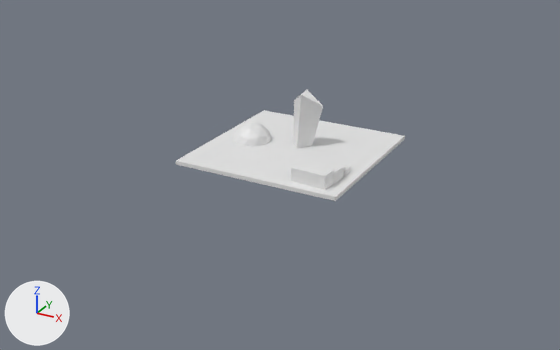
A saved change to the glTF model Application/Resources/Maps/arena.glb.
Both versions are drawn from a 50 mm camera at (39.6, -75.6, 34.1) aimed at (-0.6, -2.6, -2.4). The axes (+X, +Y, +Z) are drawn at lower left. The lights are the same throughout. The picture after the commit comes second. Where no turn or scale is listed for an object, it has been applied to the vertices.

The scene before the commit, as lines of its bpy script (objects in view):
```python
me_cube_001 = bpy.data.meshes.new('Cube.001')
me_cube_001.from_pydata(...)  # a box spanning x -1.0..1.0, y -1.0..1.0, z -1.0..1.0
me_cube_007 = bpy.data.meshes.new('Cube.007')
me_cube_007.from_pydata(...)  # 8 vertices, 12 faces; spans x -2.2..2.2, y -1.11..1.11, z -0.9..0.9
me_icosphere = bpy.data.meshes.new('Icosphere')
me_icosphere.from_pydata(...)  # an icosphere of 80 faces spanning x -2.3..2.3, y -2.41..2.41, z -2.41..2.41
ob_floor = bpy.data.objects.new('Floor', me_cube_001)
ob_floor.location = (0.0, 0.0, 0.0)
ob_floor.scale = (9.99, 10.0, 0.23)
ob_pillar2 = bpy.data.objects.new('Pillar2', me_icosphere)
ob_pillar2.location = (-5.78, -0.06, 0.0)
ob_step_003 = bpy.data.objects.new('Step.003', me_cube_007)
ob_step_003.location = (6.25, -7.88, 0.92)
# also in view: 'Pillar1' at (0.7, 0.9, 1.8)
```
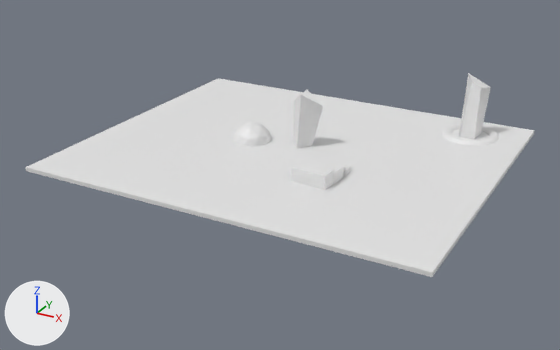
Where the change shows, as pixel boxes (x1, y1, x2, y2) in the pictures (560 x 350 px):
'Floor', rescaled (122% wider, 117% taller)
    before: (176, 110, 405, 201)
    after: (25, 78, 535, 277)
'Pillar3', added
    after: (459, 73, 491, 140)
'Donut', added
    after: (442, 124, 499, 145)

Edits to the bpy script that builds the scene:
```text
Add me_cube:
    me_cube.from_pydata([(-1.0, -1.1, -5.21), (-0.28, 0.31, 4.5), (-1.0, 1.1, -5.21), (-1.0, 1.1, 5.21), (1.0, -1.1, -5.21), (0.94, 0.08, 3.93), (1.0, 1.1, -5.21), (1.63, 1.99, 3.58)], [], [(0, 1, 3), (0, 3, 2), (2, 3, 7), (2, 7, 6), (6, 7, 5), (6, 5, 4), (4, 5, 1), (4, 1, 0), (2, 6, 4), (2, 4, 0), (7, 3, 1), (7, 1, 5)])
Add me_torus:
    me_torus.from_pydata(...)  # a torus around z (ring radius 2.84, tube radius 0.71) spanning x -3.55..3.55, y -3.55..3.55, z -0.71..0.71
Change ob_floor:
    ob_floor.scale: (9.99, 10.0, 0.23) -> (23.5, 19.6, 0.23)
Add ob_pillar3:
    ob_pillar3 = bpy.data.objects.new('Pillar3', me_cube)
    ob_pillar3.location = (16.8, 13.55, 2.61)
Add ob_donut:
    ob_donut = bpy.data.objects.new('Donut', me_torus)
    ob_donut.location = (16.93, 14.12, -0.08)
```
